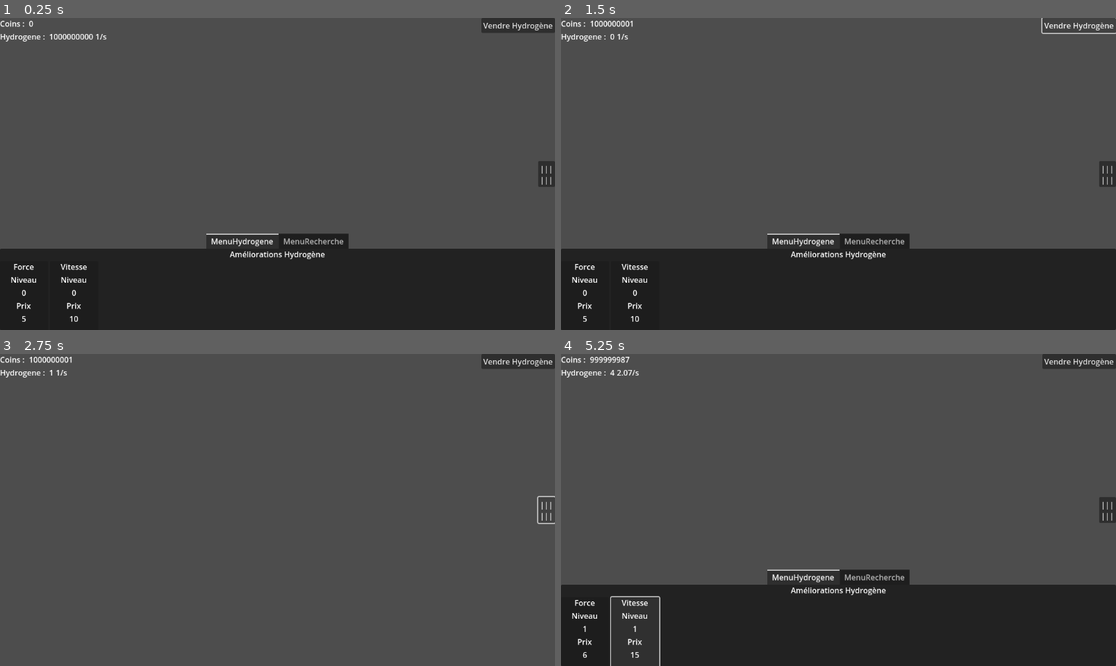
Above: before the commit, frames 1-4 (two rows, left to right).
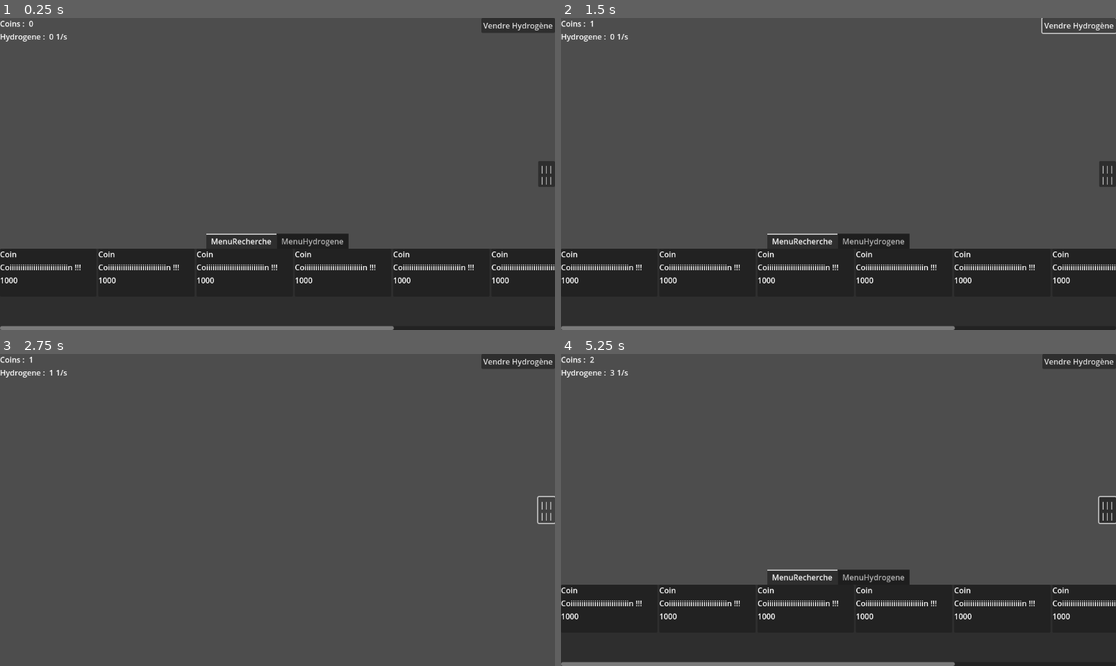
Above: after the commit, the same moments.

Repository: loquils/ASE
Game: Godot game, scene res://Game.tscn
Same seed, same stepped clock (60 frames per second), same inputs: the game is played once before the commit and once after it.
Inputs (mouse positions are in pixels of both pictures, inside the frame that each line leads up to):
- Up to frame 1 (0.25 s): no input
- Up to frame 2 (1.5 s): click (610, 273) at 0.52 s; click "Vendre Hydrogène" at 1.25 s
- Up to frame 3 (2.75 s): click "||| |||" at 2 s
- Up to frame 4 (5.25 s): click "Vendre Hydrogène" at 2.75 s; click "||| |||" at 3.5 s; click (583, 634) at 4.27 s; click (633, 634) at 5.02 s

The runs differ from the first frame. In frame 1, 3.0% of the frame differs, in the area x 0-100%, y 5-100%; in frame 2, 2.9%; in frame 3, less than 0.1%; in frame 4, 3.2%, in the area x 0-100%, y 0-100%.

Commit message:
Ajout liste amélio
Ajout de la liste d'améliorations depuis un array, donc c'est auto généré en fonction de ce qu'on met dans le tableau

Diff:
--- /dev/null
+++ b/Game/ButtonRecherche.gd
@@ -0,0 +1,9 @@
+extends Button
+
+var Recherche
+
+func _set_var(recherche):
+	Recherche = recherche
+	$VBoxContainer/NomLabel.text = Recherche.Nom
+	$VBoxContainer/DescriptionLabel.text = Recherche.Description
+	$VBoxContainer/PrixLabel.text = str(Recherche.Prix)
--- /dev/null
+++ b/Game/ButtonRecherche.tscn
@@ -0,0 +1,31 @@
+[gd_scene load_steps=2 format=3 uid="uid://clfwvscofnwyr"]
+
+[ext_resource type="Script" path="res://ButtonRecherche.gd" id="1_w4hq0"]
+
+[node name="Button" type="Button"]
+custom_minimum_size = Vector2(200, 100)
+anchors_preset = 15
+anchor_right = 1.0
+anchor_bottom = 1.0
+offset_right = -952.0
+offset_bottom = -548.0
+grow_horizontal = 2
+grow_vertical = 2
+script = ExtResource("1_w4hq0")
+
+[node name="VBoxContainer" type="VBoxContainer" parent="."]
+layout_mode = 1
+anchors_preset = 15
+anchor_right = 1.0
+anchor_bottom = 1.0
+grow_horizontal = 2
+grow_vertical = 2
+
+[node name="NomLabel" type="Label" parent="VBoxContainer"]
+layout_mode = 2
+
+[node name="DescriptionLabel" type="Label" parent="VBoxContainer"]
+layout_mode = 2
+
+[node name="PrixLabel" type="Label" parent="VBoxContainer"]
+layout_mode = 2
--- /dev/null
+++ b/Game/Classes/Recherche.gd
@@ -0,0 +1,13 @@
+class_name Recherche
+
+var Id
+var Nom
+var Description
+var Prix
+var Achete = false
+
+func _init(id, nom, description, prix):
+	Id = id
+	Nom = nom
+	Description = description
+	Prix = prix
--- a/Game/Game.gd
+++ b/Game/Game.gd
@@ -1,7 +1,7 @@
 extends Control
 
 var Coins
-var QuantiteesAtomes = {"Hydrogene" : 1000000000}
+var QuantiteesAtomes = {"Hydrogene" : 0}
 
 #Hydrogene
 var NiveauHydrogene
--- a/Game/Game.tscn
+++ b/Game/Game.tscn
@@ -1,6 +1,7 @@
-[gd_scene load_steps=2 format=3 uid="uid://jwctjc5cvudy"]
+[gd_scene load_steps=3 format=3 uid="uid://jwctjc5cvudy"]
 
 [ext_resource type="Script" path="res://Game.gd" id="1_324jq"]
+[ext_resource type="Script" path="res://MenuRecherche.gd" id="2_e2vmt"]
 
 [node name="Game" type="Control"]
 layout_mode = 3
@@ -80,7 +81,24 @@
 grow_vertical = 0
 tab_alignment = 1
 
+[node name="MenuRecherche" type="Control" parent="MenuAllGame"]
+custom_minimum_size = Vector2(1152, 169)
+layout_mode = 2
+script = ExtResource("2_e2vmt")
+
+[node name="ScrollContainer" type="ScrollContainer" parent="MenuAllGame/MenuRecherche"]
+layout_mode = 1
+anchors_preset = 15
+anchor_right = 1.0
+anchor_bottom = 1.0
+grow_horizontal = 2
+grow_vertical = 2
+
+[node name="HBoxContainer" type="HBoxContainer" parent="MenuAllGame/MenuRecherche/ScrollContainer"]
+layout_mode = 2
+
 [node name="MenuHydrogene" type="Control" parent="MenuAllGame"]
+visible = false
 layout_mode = 2
 
 [node name="Panel" type="Panel" parent="MenuAllGame/MenuHydrogene"]
@@ -186,10 +204,6 @@
 layout_mode = 2
 text = "0"
 horizontal_alignment = 1
-
-[node name="MenuRecherche" type="Control" parent="MenuAllGame"]
-visible = false
-layout_mode = 2
 
 [connection signal="timeout" from="MainTimer" to="." method="_on_main_timer_timeout"]
 [connection signal="pressed" from="ButtonVendre" to="." method="_on_button_vendre_pressed"]
--- a/Game/MainMenu.gd
+++ b/Game/MainMenu.gd
@@ -1,4 +1,4 @@
 extends Control
 
 func _on_button_jouer_pressed():
-	get_tree().change_scene("res://Game.tscn")
+	get_tree().change_scene_to_file("res://Game.tscn")
--- /dev/null
+++ b/Game/MenuRecherche.gd
@@ -0,0 +1,21 @@
+extends Control
+
+var ListeRecherches = []
+var but = preload("res://ButtonRecherche.tscn")
+
+# Called when the node enters the scene tree for the first time.
+func _ready():
+	ListeRecherches.append(Recherche.new(0, "Coin", "Coiiiiiiiiiiiiiiiiiiiiiiiiiiin !!!", 1000))
+	ListeRecherches.append(Recherche.new(0, "Coin", "Coiiiiiiiiiiiiiiiiiiiiiiiiiiin !!!", 1000))
+	ListeRecherches.append(Recherche.new(0, "Coin", "Coiiiiiiiiiiiiiiiiiiiiiiiiiiin !!!", 1000))
+	ListeRecherches.append(Recherche.new(0, "Coin", "Coiiiiiiiiiiiiiiiiiiiiiiiiiiin !!!", 1000))
+	ListeRecherches.append(Recherche.new(0, "Coin", "Coiiiiiiiiiiiiiiiiiiiiiiiiiiin !!!", 1000))
+	ListeRecherches.append(Recherche.new(0, "Coin", "Coiiiiiiiiiiiiiiiiiiiiiiiiiiin !!!", 1000))
+	ListeRecherches.append(Recherche.new(0, "Coin", "Coiiiiiiiiiiiiiiiiiiiiiiiiiiin !!!", 1000))
+	ListeRecherches.append(Recherche.new(0, "Coin", "Coiiiiiiiiiiiiiiiiiiiiiiiiiiin !!!", 1000))
+
+
+	for recherche in ListeRecherches:
+		var newRecherchebutton = but.instantiate()
+		newRecherchebutton._set_var(recherche)
+		$ScrollContainer/HBoxContainer.add_child(newRecherchebutton)
